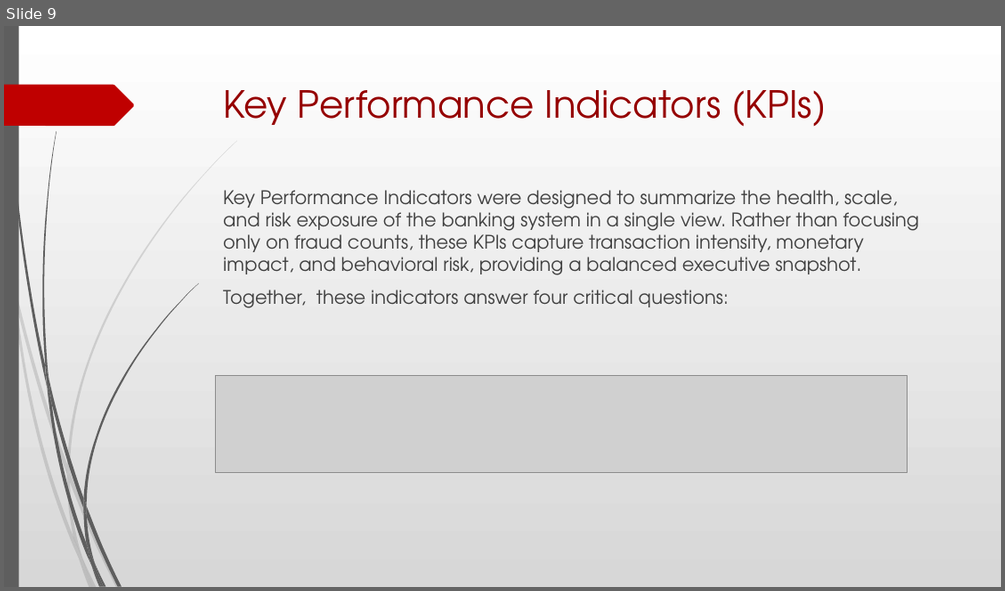
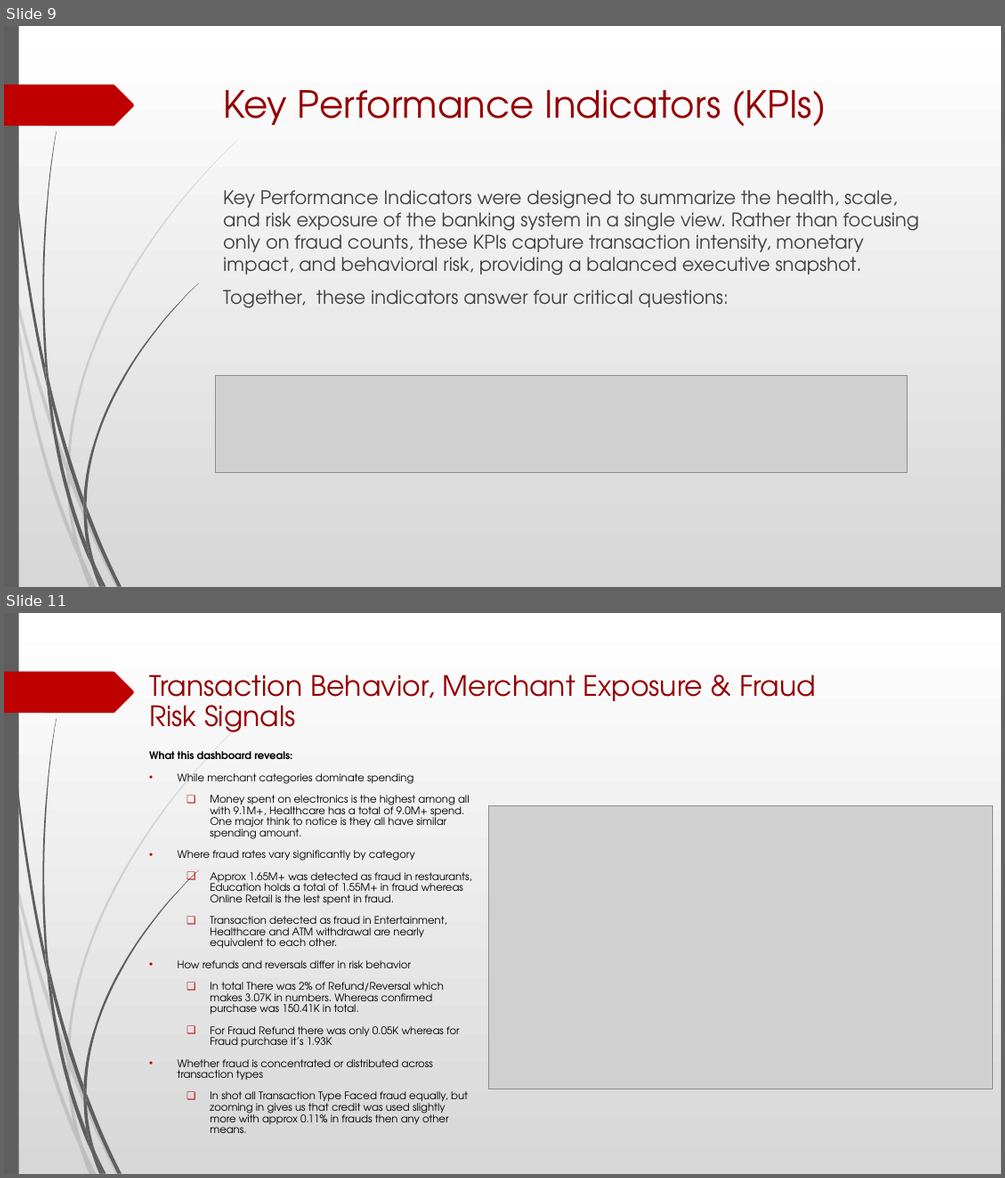
Before and after one commit to Garvdudy/ETL-Banking-Transactions-Combined-Pipeline-Project, a slide deck: Global Banking Fraud Detection & Risk Analysis Presentation.pptx. Shown one above the other, each under a label of ours: slide 9 before the commit, slides 9 and 11 after it; the slides between them are not shown. The pictures are 1005x591 and 1005x1178 pixels, drawn with LibreOffice and Linux fonts; fonts in the diff are those of the drawing; grey boxes stand for pictures. Boxes give left, top, right and bottom in pixels: in the first picture for what was removed or moved away, otherwise in the second. Text is boxed around its words. In the diff, an @@ line names an element or a change of style, - is before the commit and + after.

```diff
--- a/Global Banking Fraud Detection & Risk Analysis Presentation.pptx
+++ b/Global Banking Fraud Detection & Risk Analysis Presentation.pptx
@@ slide 11 added at (4,613,1001,1174), background gradient #FFFFFF to #D7D7D7; not listed: 24 template elements that a slide beside it also shows @@
@@ title added at (149,674,816,732), 27 pt, text #950000 @@
+Transaction Behavior, Merchant Exposure & Fraud Risk Signals
@@ text added at (149,751,472,1133), 10 pt, text #000000 @@
+What this dashboard reveals:
+• While merchant categories dominate spending
+  ❑ Money spent on electronics is the highest among all with 9.1M+, Healthcare has a total of 9.0M+ spend. One major think to notice is they all have similar spending amount.
+• Where fraud rates vary significantly by category
+  ❑ Approx 1.65M+ was detected as fraud in restaurants, Education holds a total of 1.55M+ in fraud whereas Online Retail is the lest spent in fraud.
+  ❑ Transaction detected as fraud in Entertainment, Healthcare and ATM withdrawal are nearly equivalent to each other.
+• How refunds and reversals differ in risk behavior
+  ❑ In total There was 2% of Refund/Reversal which makes 3.07K in numbers. Whereas confirmed purchase was 150.41K in total.
+  ❑ For Fraud Refund there was only 0.05K whereas for Fraud purchase it’s 1.93K
+• Whether fraud is concentrated or distributed across transaction types
+  ❑ In shot all Transaction Type Faced fraud equally, but zooming in gives us that credit was used slightly more with approx 0.11% in frauds then any other means.
@@ picture added at (488,805,992,1088) @@
```
Also in this commit, not shown: 1 slide changed, 1 other slide added.
